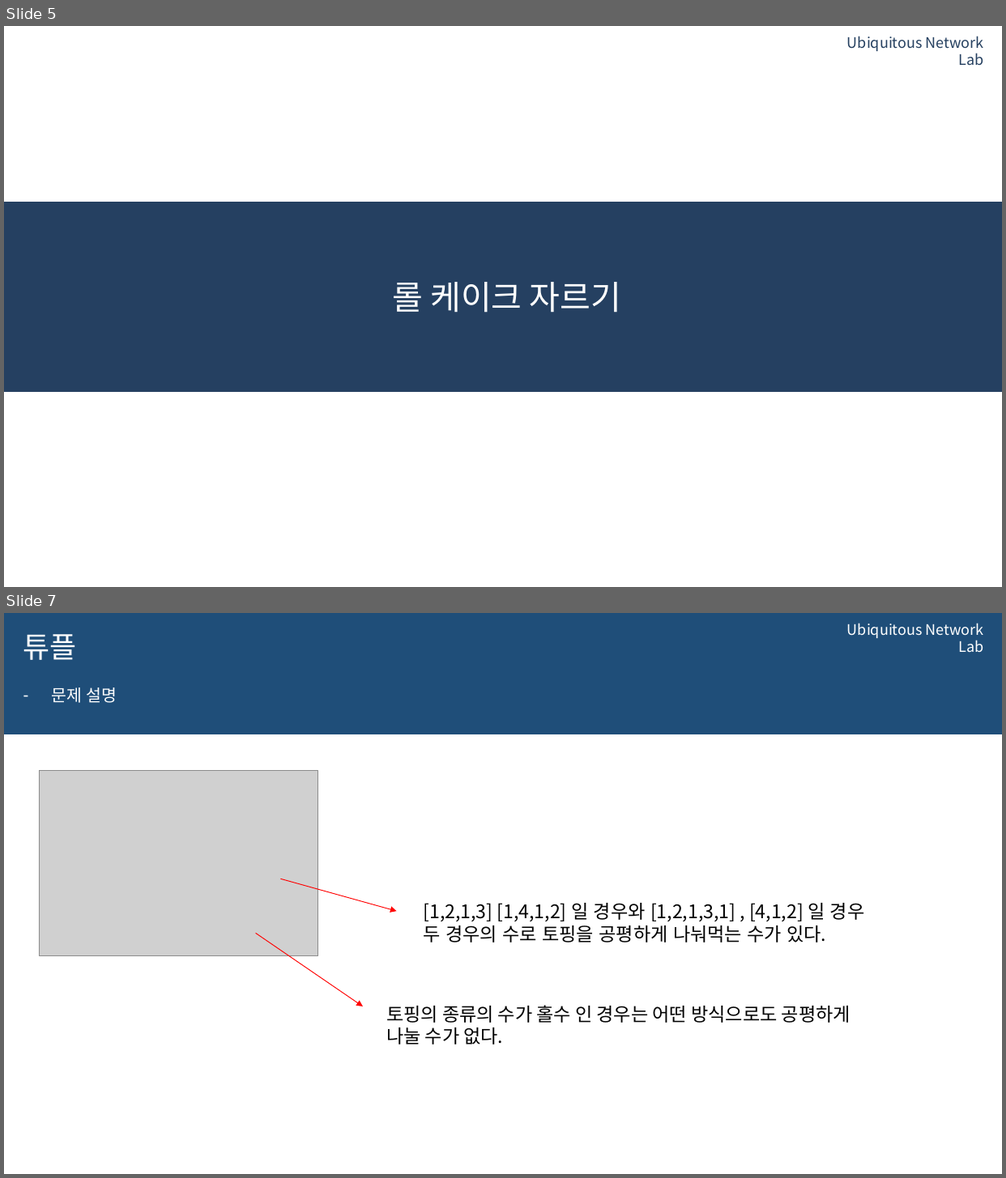
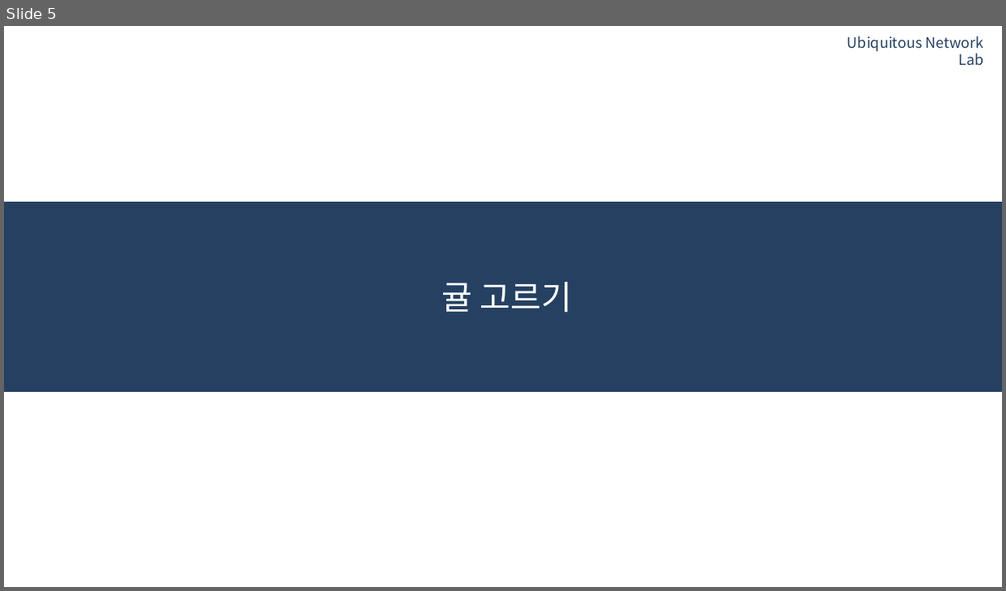
Before and after one commit to 0913ktg/Algorithm_Study, a slide deck: week_5/ppt/MinhyeokYun.pptx. Shown one above the other, each under a label of ours: slides 5 and 7 before the commit, slide 5 after it; the slides between them are not shown. The pictures are 1006x1178 and 1006x591 pixels, drawn with LibreOffice and Linux fonts; fonts in the diff are those of the drawing; grey boxes stand for pictures; background and template pictures are left out. Boxes give left, top, right and bottom in pixels: in the first picture for what was removed or moved away, otherwise in the second. Text is boxed around its words. In the diff, an @@ line names an element or a change of style, - is before the commit and + after.

```diff
--- a/week_5/ppt/MinhyeokYun.pptx
+++ b/week_5/ppt/MinhyeokYun.pptx
@@ slide 7 removed at box(4, 613, 1002, 1174), background #FFFFFF @@
@@ rectangle removed at box(4, 613, 1002, 735) @@
@@ title removed at box(23, 634, 77, 660) @@
-튜플
@@ text removed at box(847, 623, 984, 652) @@
-Ubiquitous Network Lab
@@ text removed at box(51, 688, 117, 703) @@
-– 문제 설명
@@ picture removed at box(39, 771, 317, 956) @@
@@ arrow removed from (281, 879) to (396, 911) @@
@@ text removed at box(423, 903, 865, 943) @@
-[1,2,1,3] [1,4,1,2] 일 경우와 [1,2,1,3,1] , [4,1,2] 일 경우
-두 경우의 수로 토핑을 공평하게 나눠먹는 수가 있다.
@@ arrow removed from (256, 934) to (363, 1007) @@
@@ text removed at box(386, 1005, 850, 1045) @@
-토핑의 종류의 수가 홀수 인 경우는 어떤 방식으로도 공평하게 나눌 수가 없다.
@@ slide 5 changed as well @@
@@ title at box(442, 282, 572, 313): text changed @@
-롤 케이크 자르기
+귤 고르기
```
Also in this commit, not shown: 1 other slide changed, 4 slides added, 4 other slides removed, 1 other file.
